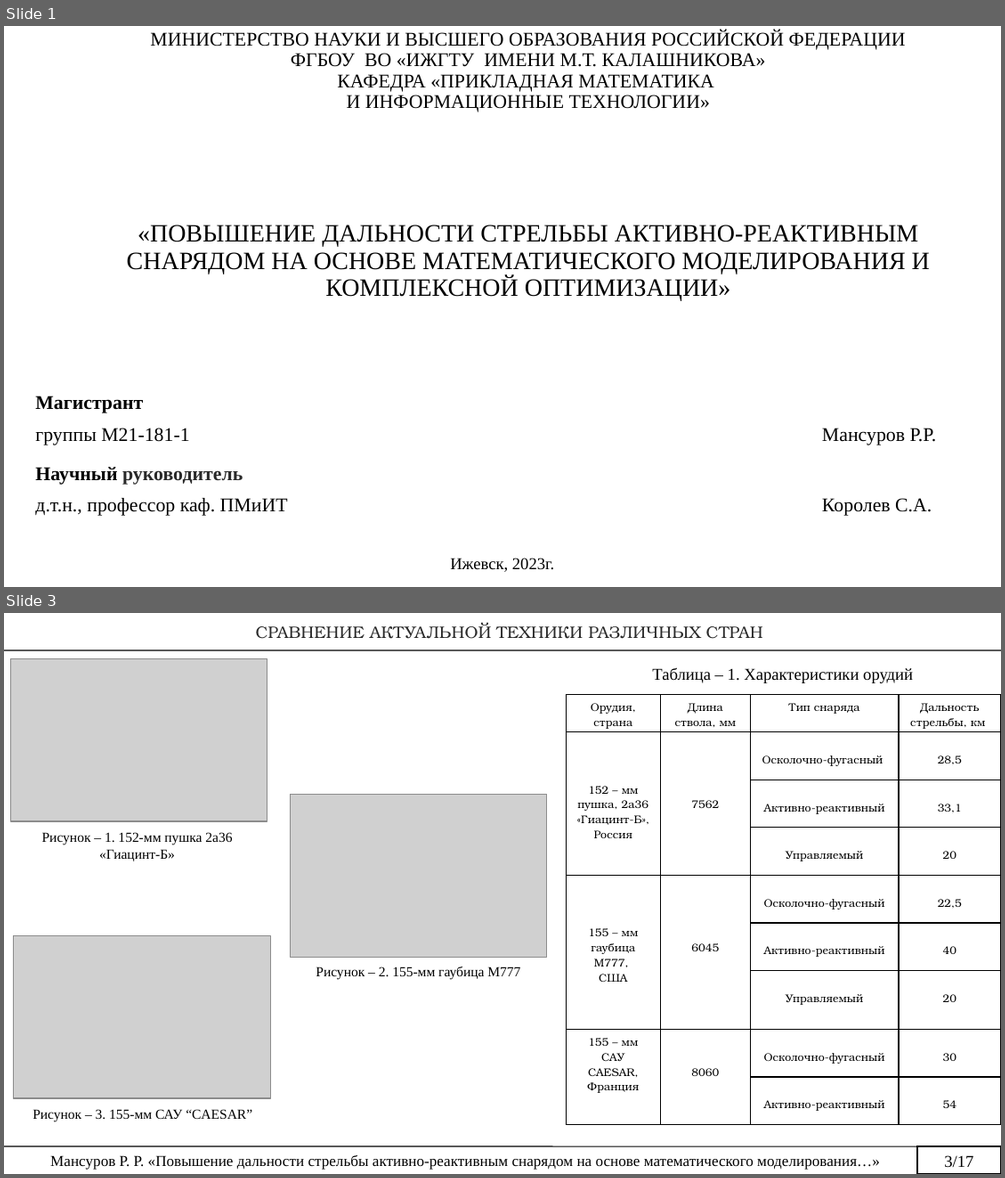
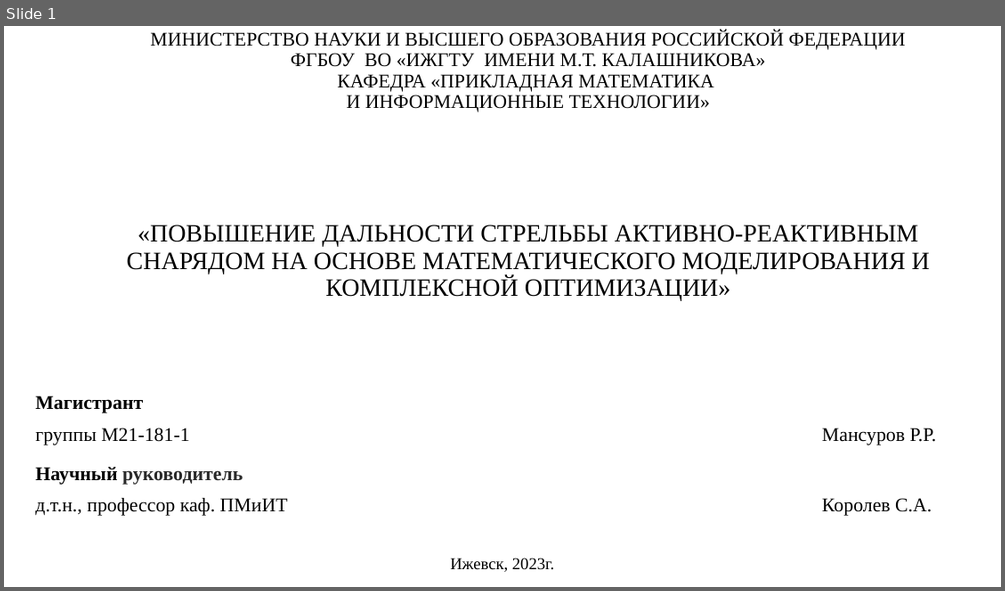
Before and after one commit to rustam-mansurov/cats, a slide deck: Диссертация/Мансуров Презентация.pptx. Shown one above the other, each under a label of ours: slides 1 and 3 before the commit, slide 1 after it; the slides between them are not shown. The pictures are 1005x1178 and 1005x591 pixels, drawn with LibreOffice and Linux fonts; fonts in the diff are those of the drawing; grey boxes stand for pictures. Boxes give left, top, right and bottom in pixels: in the first picture for what was removed or moved away, otherwise in the second. Text is boxed around its words. In the diff, an @@ line names an element or a change of style, - is before the commit and + after.

```diff
--- a/Диссертация/Мансуров Презентация.pptx
+++ b/Диссертация/Мансуров Презентация.pptx
@@ slide 3 removed at (4, 613, 1001, 1174), background #FFFFFF @@
@@ text removed at (256, 623, 763, 639) @@
-СРАВНЕНИЕ АКТУАЛЬНОЙ ТЕХНИКИ РАЗЛИЧНЫХ СТРАН
@@ line removed from (4, 651) to (1001, 651) @@
@@ picture removed at (11, 659, 267, 821) @@
@@ text removed at (652, 667, 913, 683) @@
-Таблица – 1. Характеристики орудий
@@ table removed at (566, 695, 1001, 1125), 9 rows, 4 columns @@
-Орудия, страна | Длина ствола, мм | Тип снаряда | Дальность стрельбы, км
-152 – мм пушка, 2а36 «Гиацинт-Б», Россия | 7562 | Осколочно-фугасный | 28,5
- |  | Активно-реактивный | 33,1
- |  | Управляемый | 20
-155 – мм гаубица М777, / США | 6045 | Осколочно-фугасный | 22,5
- |  | Активно-реактивный | 40
- |  | Управляемый | 20
-155 – мм САУ CAESAR, Франция | 8060 | Осколочно-фугасный | 30
- |  | Активно-реактивный | 54
@@ picture removed at (290, 794, 547, 957) @@
@@ text removed at (42, 832, 232, 861) @@
-Рисунок – 1. 152-мм пушка 2а36 «Гиацинт-Б»
@@ picture removed at (14, 936, 271, 1098) @@
@@ text removed at (316, 966, 520, 980) @@
-Рисунок – 2. 155-мм гаубица М777
@@ text removed at (32, 1109, 252, 1121) @@
-Рисунок – 3. 155-мм САУ “CAESAR”
@@ line removed from (4, 1146) to (919, 1146) @@
@@ rectangle removed at (917, 1146, 1001, 1173) @@
@@ page number removed at (917, 1146, 1001, 1173) @@
-3/17
@@ text removed at (50, 1155, 880, 1169) @@
-Мансуров Р. Р. «Повышение дальности стрельбы активно-реактивным снарядом на основе математического моделирования…»
```
Also in this commit, not shown: 13 slides changed, 1 slide added, 6 other slides removed, 16 other files.
